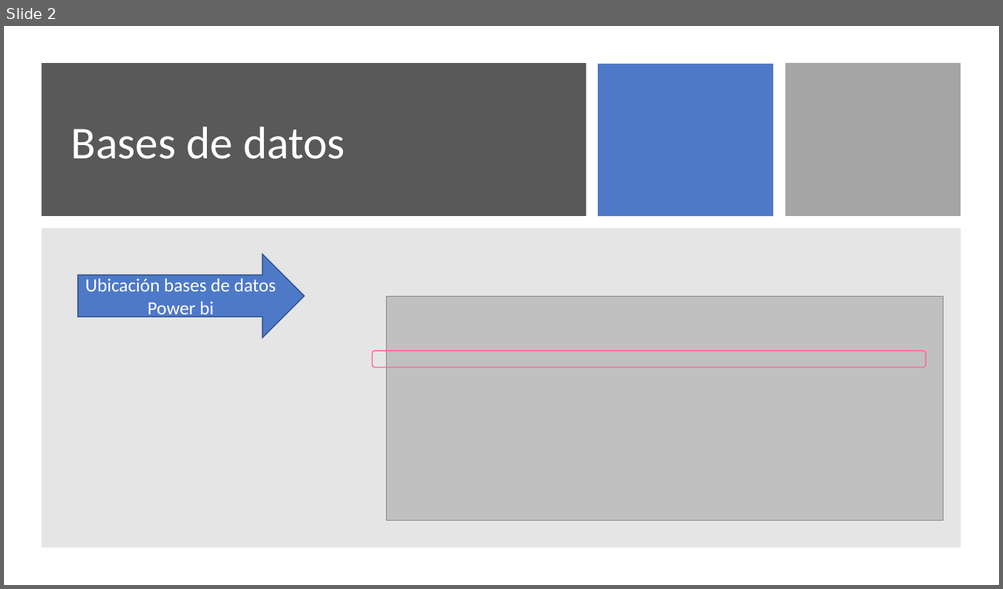
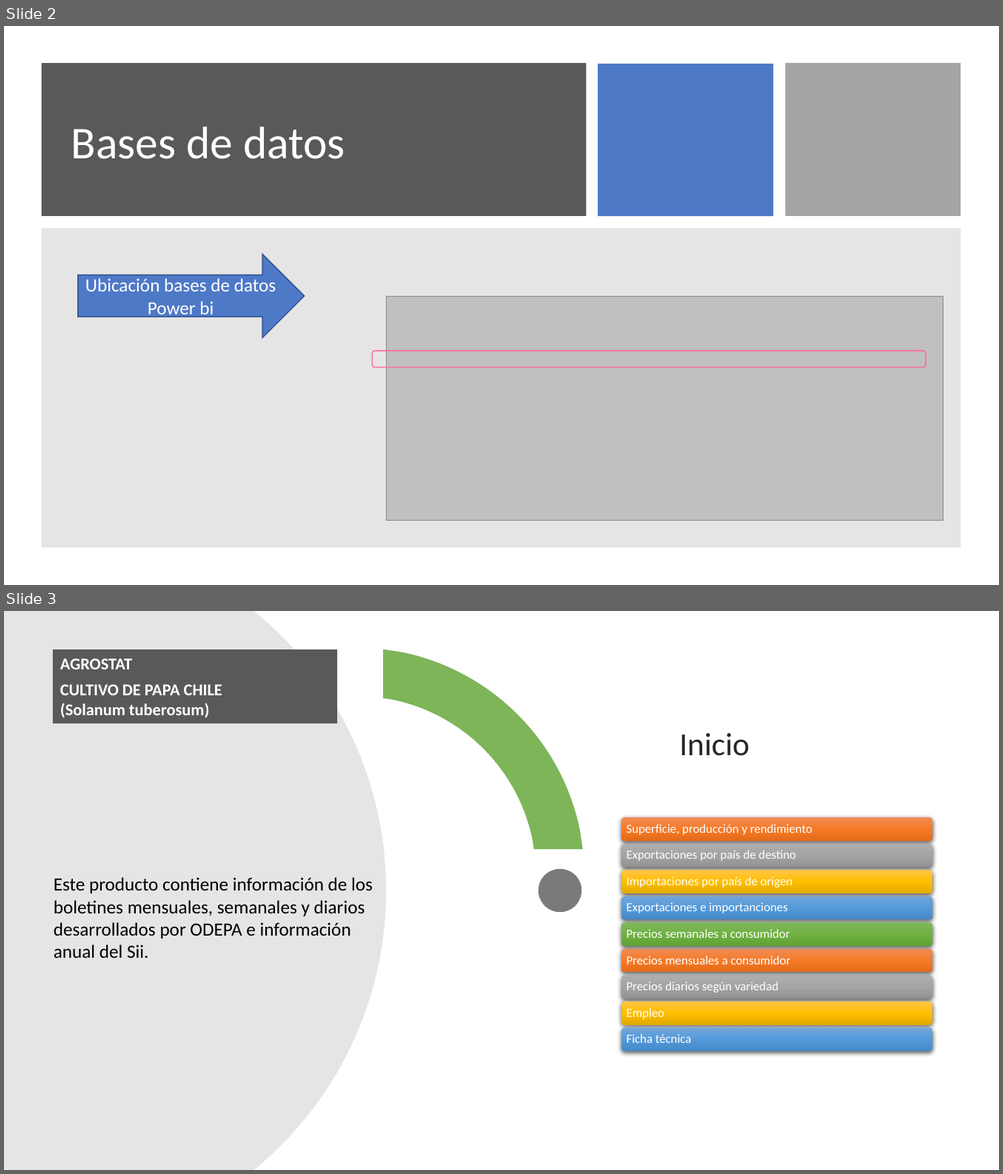
Before and after one commit to Sud-Austral/DATA-AGRO, a slide deck: DATAAGRO_papa/Power Bi_PAPA.pptx. Shown one above the other, each under a label of ours: slide 2 before the commit, slides 2 and 3 after it. The pictures are 1003x589 and 1003x1174 pixels, drawn with LibreOffice and Linux fonts; fonts in the diff are those of the drawing; grey boxes stand for pictures. Boxes give left, top, right and bottom in pixels: in the first picture for what was removed or moved away, otherwise in the second. Text is boxed around its words. In the diff, an @@ line names an element or a change of style, - is before the commit and + after.

```diff
--- a/DATAAGRO_papa/Power Bi_PAPA.pptx
+++ b/DATAAGRO_papa/Power Bi_PAPA.pptx
@@ slide 3 added at bbox=[4, 611, 999, 1170], background #FFFFFF @@
@@ freeform shape added at bbox=[4, 611, 386, 1170], fill #808080 at 20% opacity @@
@@ rectangle added at bbox=[53, 649, 337, 723], fill #595959, 16 pt, text #FFFFFF, bold @@
+AGROSTAT
+CULTIVO DE PAPA CHILE
+(Solanum tuberosum)
@@ freeform shape added at bbox=[383, 649, 583, 849], fill #70AD47 at 90% opacity @@
@@ text added at bbox=[679, 733, 749, 756], 31 pt, text #262626 @@
+Inicio
@@ ellipse added at bbox=[538, 869, 581, 912], fill #595959 at 80% opacity @@
@@ text added at bbox=[54, 877, 373, 958], 18 pt, text #000000 @@
+Este producto contiene información de los boletines mensuales, semanales y diarios desarrollados por ODEPA e información anual del Sii.
@@ group added at bbox=[621, 817, 932, 1051]: 9 rounded rectangles, 9 texts @@
+Superficie, producción y rendimiento
+Exportaciones por país de destino
+Importaciones por país de origen
+Exportaciones e importanciones
+Precios semanales a consumidor
+Precios mensuales a consumidor
+Precios diarios según variedad
+Empleo
+Ficha técnica
```
Also in this commit, not shown: 1 slide changed, 11 other slides added, 30 slides removed, 7 other files.
